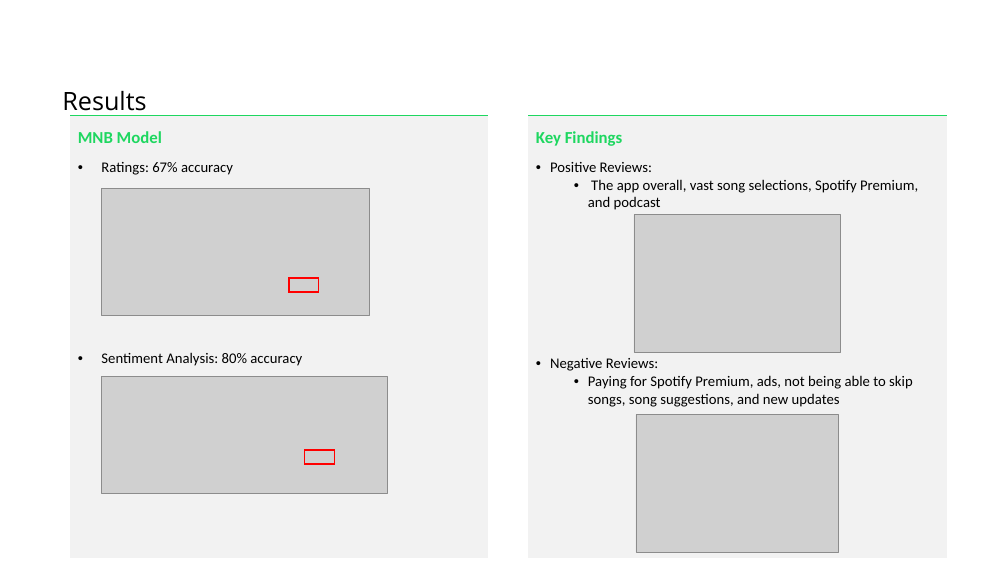
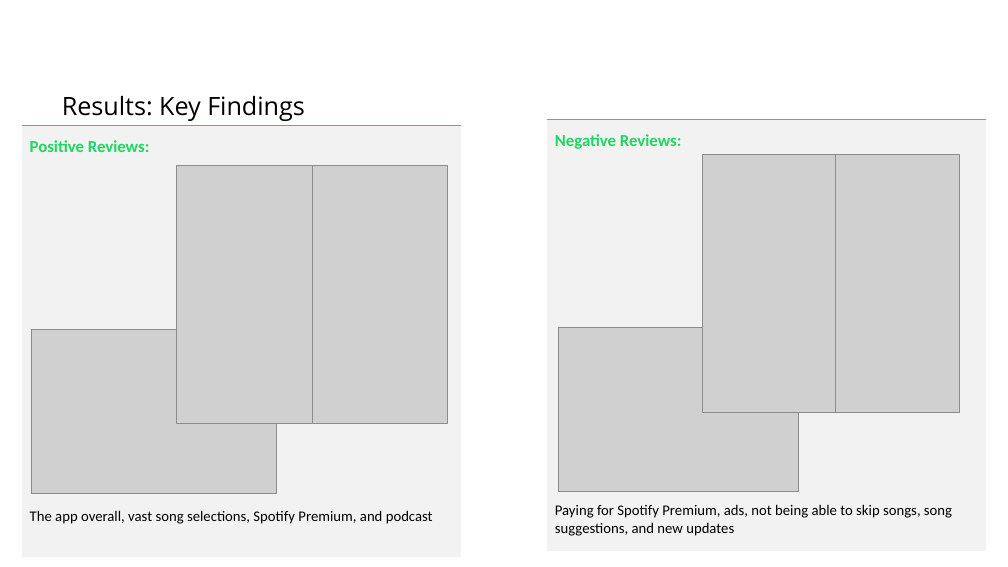
Before and after one commit to hopmiller/Capstone-Project, a slide deck: slide 5 of Final Presentation.pptx (slide 4 before the commit). Drawn at 1008x567 pixels with LibreOffice and Linux fonts; fonts in the diff are those of the drawing; grey boxes stand for pictures. Boxes give left, top, right and bottom in pixels: in the first picture for what was removed or moved away, otherwise in the second. Text is boxed around its words. In the diff, an @@ line names an element or a change of style, - is before the commit and + after.

Commit message:
updated final presentation

```diff
--- a/Final Presentation.pptx
+++ b/Final Presentation.pptx
@@ text at (62,96,305,121): text changed @@
-Results
+Results: Key Findings
@@ table removed at (70,116,488,558), 1 rows, 1 columns @@
-MNB Model / Ratings: 67% accuracy / Sentiment Analysis: 80% accuracy
@@ table at (547,119,986,551) @@
-row 1, column 1: Key Findings / Positive Reviews: / The app overall, vast song selections, Spotify Premium, and podcast / Negative Reviews: / Paying for Spotify Premium, ads, not being able to skip songs, song suggestions, and new updates
+row 1, column 1: Negative Reviews: / Paying for Spotify Premium, ads, not being able to skip songs, song suggestions, and new updates
@@ table: place and size @@
-table at (529,116,947,558)
+table at (547,119,986,551)
@@ table added at (22,126,461,558), 1 rows, 1 columns @@
+Positive Reviews: / The app overall, vast song selections, Spotify Premium, and podcast
@@ picture added at (177,166,312,423) @@
@@ picture added at (312,166,448,423) @@
@@ picture added at (703,155,836,413) @@
@@ picture added at (836,155,960,413) @@
@@ picture removed at (101,188,370,315) @@
@@ rectangle removed at (289,278,319,292) @@
@@ picture: place and size @@
-picture at (634,215,840,352)
+picture at (31,329,276,493)
@@ picture: place and size @@
-picture at (636,415,838,553)
+picture at (558,328,799,492)
@@ picture removed at (101,377,387,493) @@
@@ rectangle removed at (305,450,335,464) @@
```
Also in this commit, not shown: 1 slide added, 1 other file.
